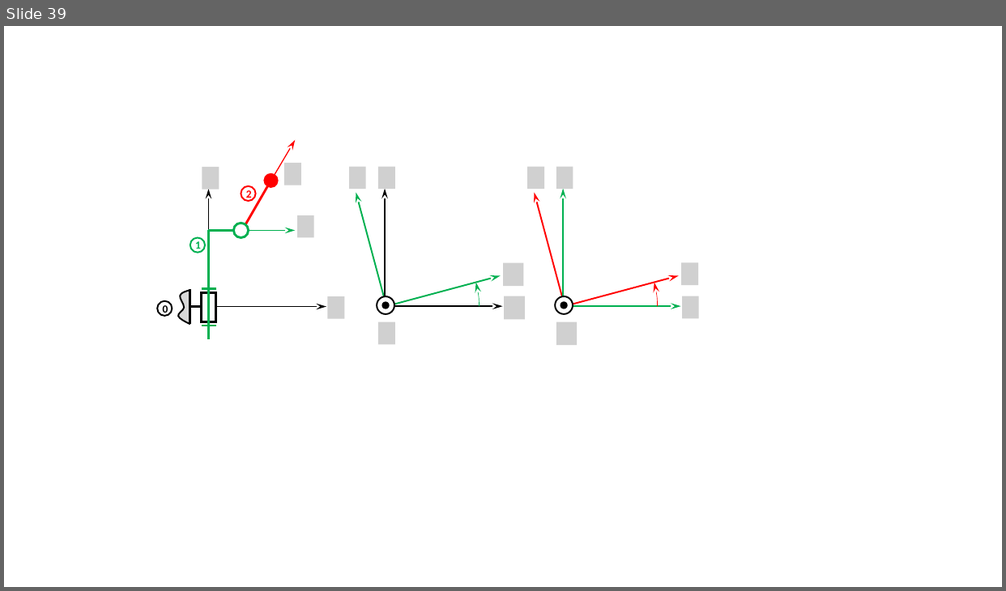
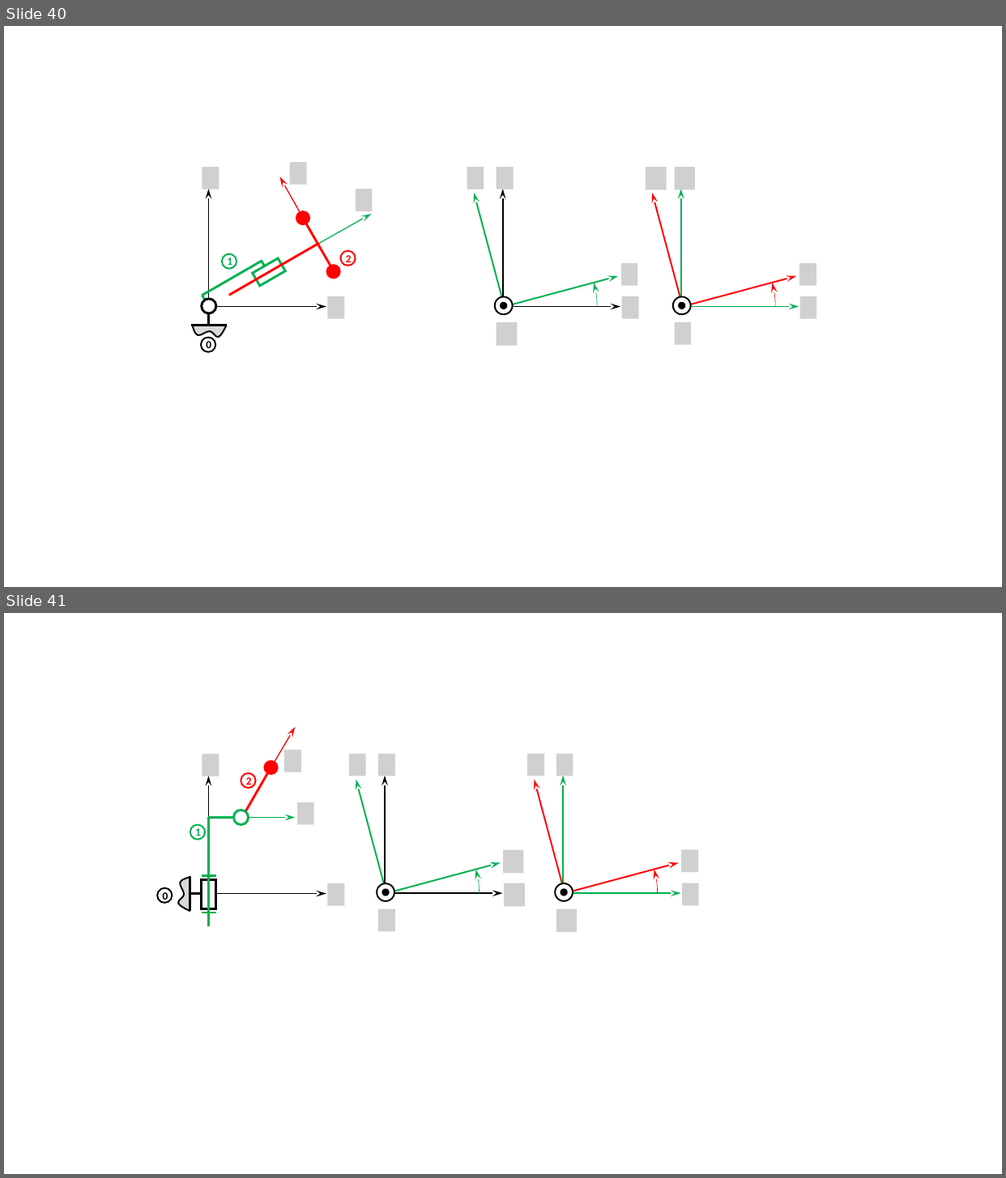
Before and after one commit to xpessoles/PSI_ExercicesCompetences, a slide deck: xx_Figures/Figures.pptx. Shown one above the other, each under a label of ours: slide 39 before the commit, slides 40 and 41 after it. The pictures are 1006x591 and 1006x1178 pixels, drawn with LibreOffice and Linux fonts; fonts in the diff are those of the drawing; grey boxes stand for pictures; background and template pictures are left out. Boxes give left, top, right and bottom in pixels: in the first picture for what was removed or moved away, otherwise in the second. Text is boxed around its words. In the diff, an @@ line names an element or a change of style, - is before the commit and + after.

```diff
--- a/xx_Figures/Figures.pptx
+++ b/xx_Figures/Figures.pptx
@@ slide 40 added at <box>4,26,1002,587</box>, background #FFFFFF @@
@@ group added at <box>191,162,373,352</box>: 7 lines, 6 ellipses, 4 arrows, 4 pictures, 1 freeform shape, 1 rectangle @@
+0
+1
+2
@@ picture added at <box>467,167,484,189</box> @@
@@ picture added at <box>496,167,513,189</box> @@
@@ picture added at <box>646,167,667,190</box> @@
@@ picture added at <box>675,167,695,190</box> @@
@@ arrow added from (505, 307) to (474, 193), #00B050 1.5 pt @@
@@ arrow added from (503, 307) to (503, 189), #000000 1.5 pt @@
@@ arrow added from (683, 307) to (652, 193), #FF0000 1.5 pt @@
@@ arrow added from (681, 307) to (681, 189), #00B050 1.5 pt @@
@@ arc (boxed as its full ellipse) added at <box>408,212,597,401</box>, outline #00B050 0.5 pt @@
@@ arc (boxed as its full ellipse) added at <box>587,212,776,401</box>, outline #FF0000 0.5 pt @@
@@ picture added at <box>621,263,637,286</box> @@
@@ picture added at <box>799,263,817,286</box> @@
@@ arrow added from (505, 307) to (619, 276), #00B050 1.5 pt @@
@@ arrow added from (683, 307) to (797, 276), #FF0000 1.5 pt @@
@@ ellipse added at <box>495,297,513,315</box>, fill #FFFFFF, outline #000000 1.5 pt @@
@@ ellipse added at <box>501,303,506,309</box>, fill #000000, outline #000000 1.5 pt @@
@@ arrow added from (503, 307) to (621, 307), #000000 1.5 pt @@
@@ picture added at <box>621,297,639,319</box> @@
@@ ellipse added at <box>673,297,691,315</box>, fill #FFFFFF, outline #000000 1.5 pt @@
@@ ellipse added at <box>680,303,685,309</box>, fill #000000, outline #000000 1.5 pt @@
@@ arrow added from (681, 307) to (799, 307), #00B050 1.5 pt @@
@@ picture added at <box>800,297,817,319</box> @@
@@ picture added at <box>496,322,517,346</box> @@
@@ picture added at <box>675,322,691,345</box> @@
@@ what was slide 39 is now slide 41 @@
```
Also in this commit, not shown: 1 other slide added, 11 other files.
